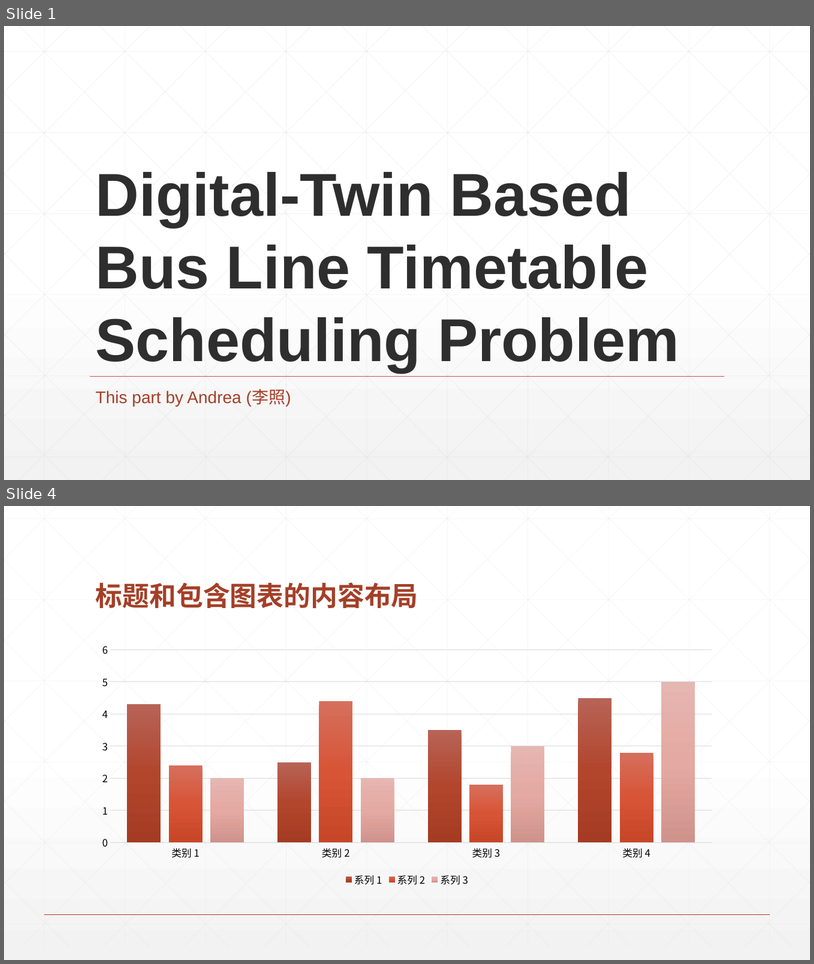
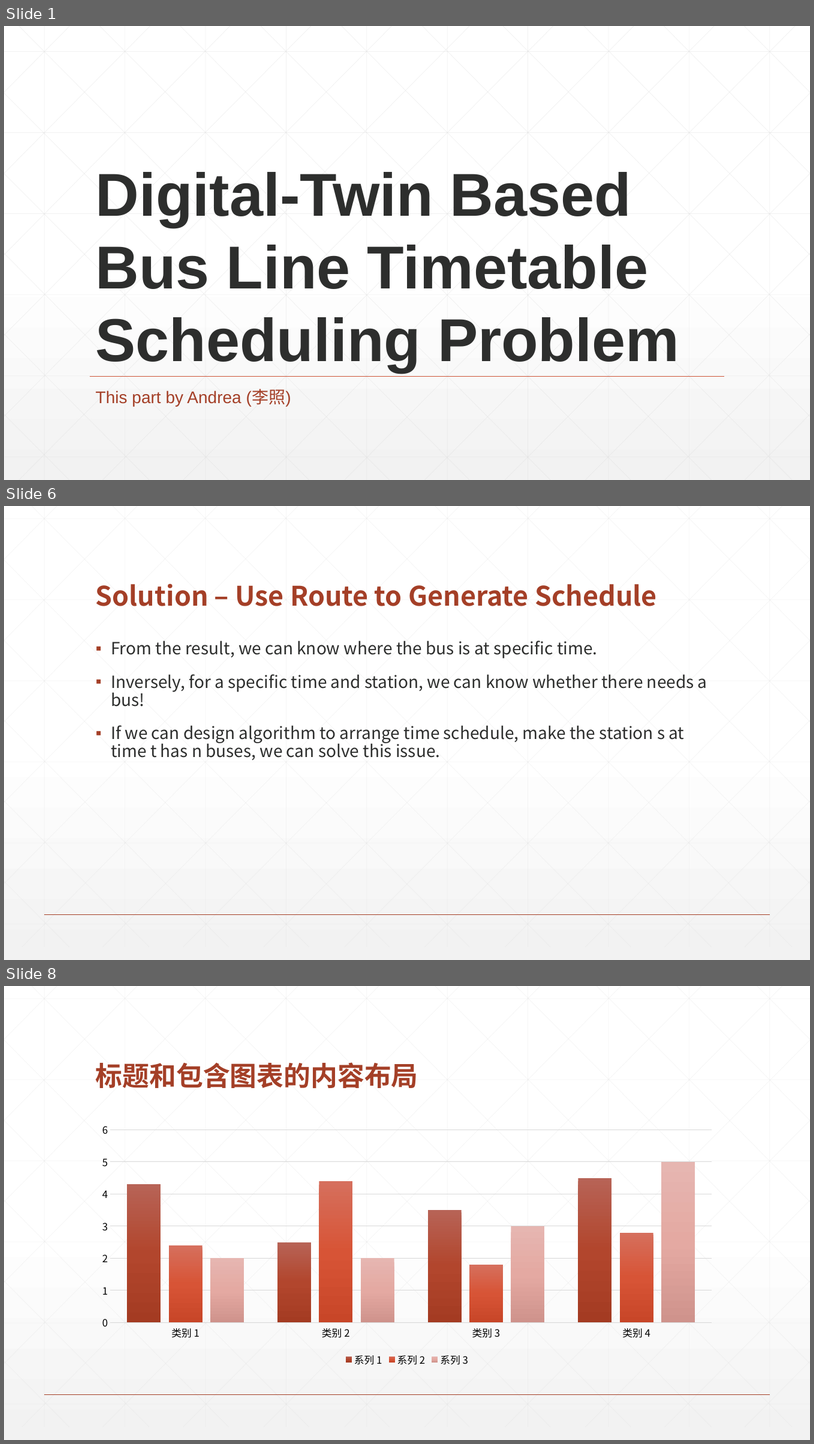
Before and after one commit to Lyther/Cargo-impl, a slide deck: Document/Innovation-project/pre-final.pptx. Shown one above the other, each under a label of ours: slides 1 and 4 before the commit, slides 1, 6 and 8 after it; the slides between them are not shown. The pictures are 814x964 and 814x1444 pixels, drawn with LibreOffice and Linux fonts; fonts in the diff are those of the drawing. Boxes give left, top, right and bottom in pixels: in the first picture for what was removed or moved away, otherwise in the second. Text is boxed around its words. In the diff, an @@ line names an element or a change of style, - is before the commit and + after.

Commit message:
new result update

```diff
--- a/Document/Innovation-project/pre-final.pptx
+++ b/Document/Innovation-project/pre-final.pptx
@@ slide 6 added at (x1=4, y1=506, x2=810, y2=960), background gradient #FFFFFF to #F2F2F2; not listed: 47 template elements that a slide beside it also shows @@
@@ title added at (x1=96, y1=583, x2=657, y2=606), 32 pt, text #A43F27, bold @@
+Solution – Use Route to Generate Schedule
@@ text added at (x1=111, y1=640, x2=708, y2=760), 20 pt, text #2D2E2D @@
+▪ From the result, we can know where the bus is at specific time.
+▪ Inversely, for a specific time and station, we can know whether there needs a bus!
+▪ If we can design algorithm to arrange time schedule, make the station s at time t has n buses, we can solve this issue.
@@ what was slide 4 is now slide 8 @@
```
Also in this commit, not shown: 1 slide changed, 4 other slides added, 1 slide removed, 32 other files.
